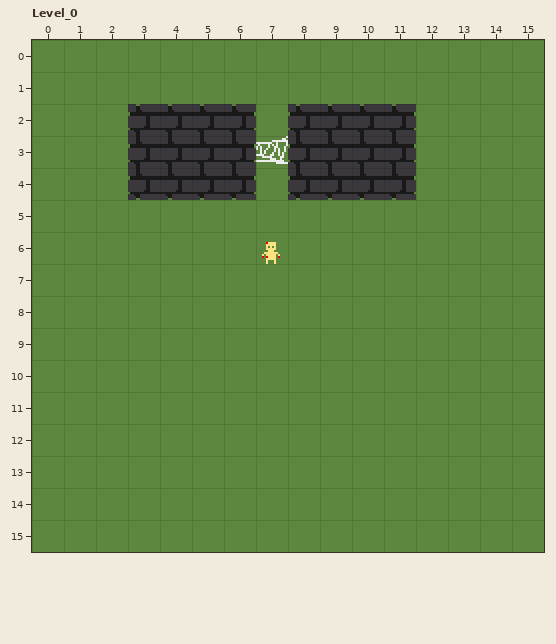
An edit to a level. LDtk project, level/level.ldtk. Above: the version before the commit.
Cells are 16x16 px. Shown: Level_0 x 0..15, y 0..15.
After:
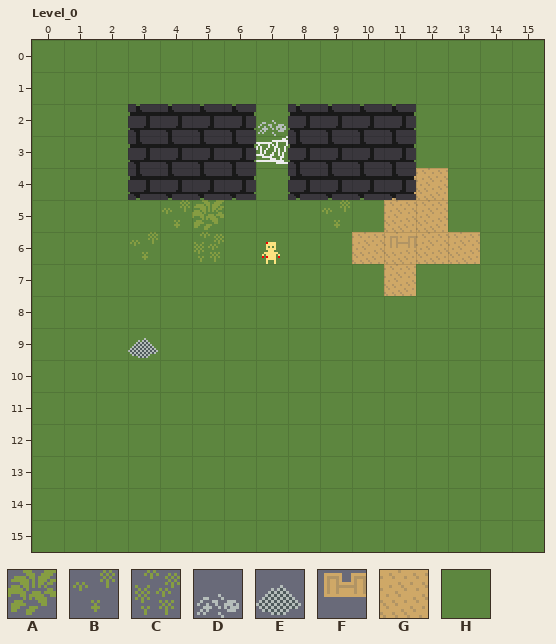
Key: from "on_tiles": A 0, B 2, C 3, D 10, E 17, F 25; from "tiles": G 3, H 6.
_ is an empty cell.
Tiles of an added or newly shown layer are drawn over the layers below it.
Author's note on the commit: on_tiles atlas
The edit:
{"where": "layer \"tiles_t\""}
{"y":4,"x":11,"old":"HH","new":"GG"}
{"y":5,"x":11,"old":"HH","new":"GG"}
{"y":6,"x":10,"old":"HHHH","new":"GGGG"}
{"y":7,"x":11,"old":"H","new":"G"}
{"where": "layer \"on_tiles_t\" (added)"}
{"y":2,"x":7,"old":"_","new":"D"}
{"y":5,"x":4,"old":"__","new":"BA"}
{"y":5,"x":9,"old":"_","new":"B"}
{"y":6,"x":3,"old":"_","new":"B"}
{"y":6,"x":5,"old":"_","new":"C"}
{"y":6,"x":11,"old":"_","new":"F"}
{"y":9,"x":3,"old":"_","new":"E"}
{"label":"added","picture_box":[258,120,286,136]}
{"label":"changed","picture_box":[322,168,480,296]}
{"label":"added","picture_box":[130,200,224,262]}
{"label":"added","picture_box":[128,338,158,358]}
